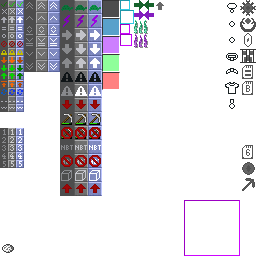
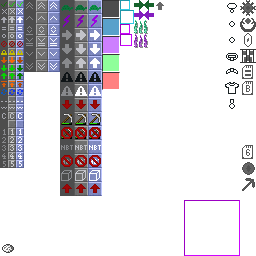
Layer changes from the first 256px x 256px image to the second:
painted on "Icons" over (2, 113, 22, 119)
painted on "Background" over (0, 112, 24, 128)
